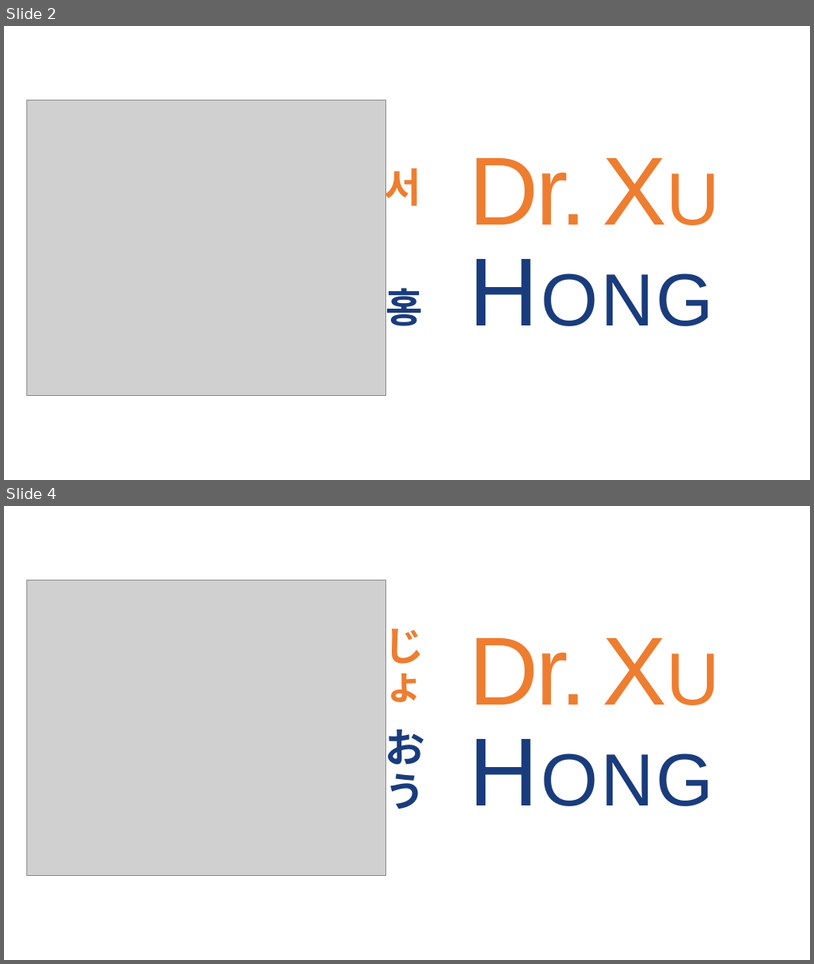
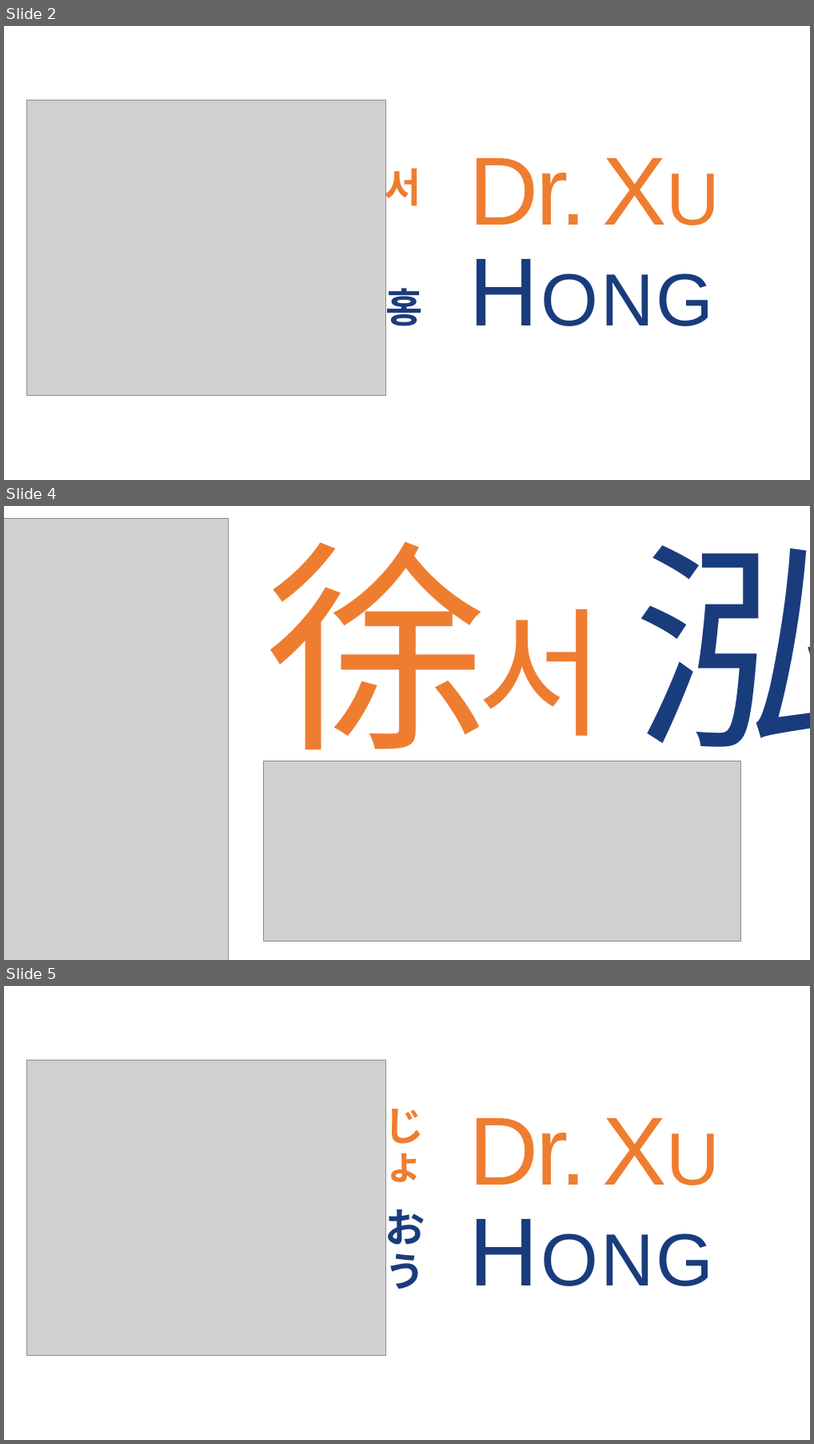
Before and after one commit to DrHeliosXu/DrHeliosXu.github.io, a slide deck: images/logo-multi-lang.pptx. Shown one above the other, each under a label of ours: slides 2 and 4 before the commit, slides 2, 4 and 5 after it; the slides between them are not shown. The pictures are 814x964 and 814x1444 pixels, drawn with LibreOffice and Linux fonts; fonts in the diff are those of the drawing; grey boxes stand for pictures; background and template pictures are left out. Boxes give left, top, right and bottom in pixels: in the first picture for what was removed or moved away, otherwise in the second. Text is boxed around its words. In the diff, an @@ line names an element or a change of style, - is before the commit and + after.

```diff
--- a/images/logo-multi-lang.pptx
+++ b/images/logo-multi-lang.pptx
@@ slide 4 added at box(4, 506, 810, 960), background #FFFFFF @@
@@ picture added at box(4, 518, 229, 960) @@
@@ text added at box(266, 542, 490, 785), 267 pt, text #EE7D30 @@
+徐
@@ text added at box(634, 545, 810, 785), 267 pt, text #193C7D @@
+泓
@@ text added at box(477, 609, 605, 736), 166 pt, text #EE7D30 @@
+서
@@ picture added at box(263, 761, 741, 941) @@
@@ what was slide 4 is now slide 5 @@
```
Also in this commit, not shown: 4 slides changed, 7 other slides added, 30 other files.
